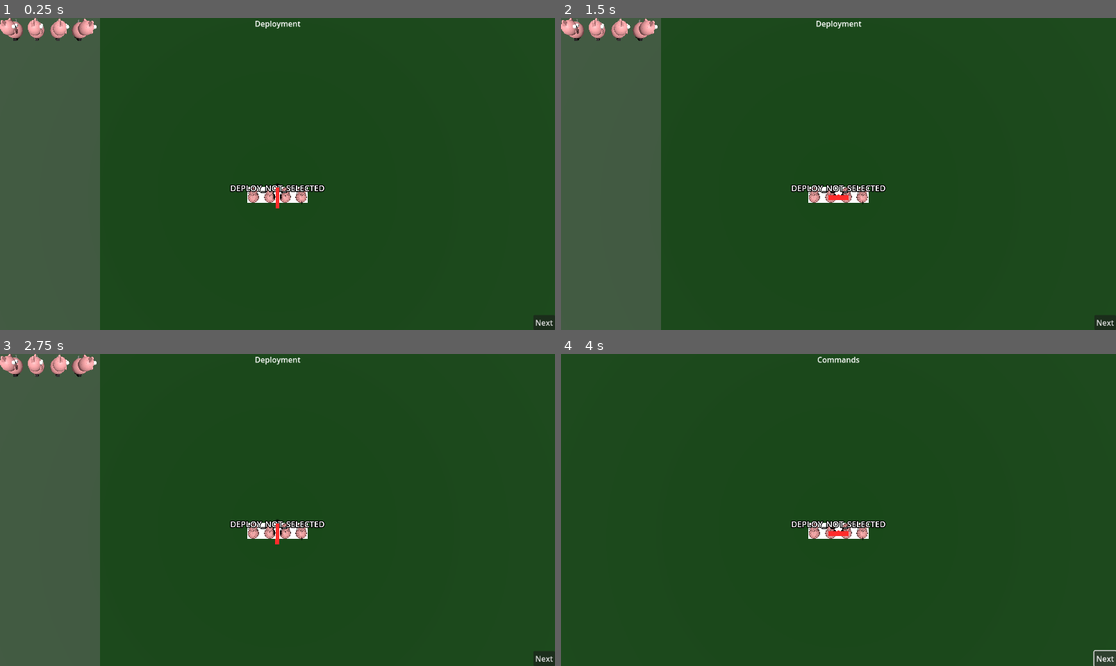
Above: before the commit, frames 1-4 (two rows, left to right).
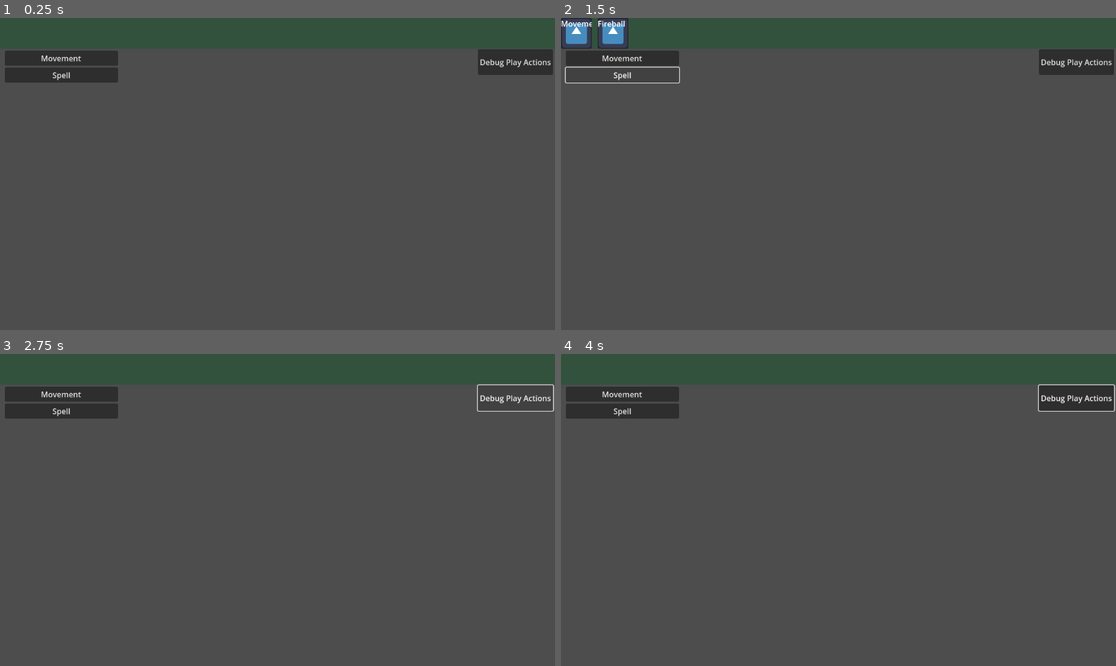
Above: after the commit, the same moments.

Repository: nestorac/farmageddon
Game: Godot game, scene res://Scenes/main_game.tscn
The game is run twice, just before and just after one commit, with the same random seed, the same clock (stepped at 60 frames per second) and the same inputs. Before the commit the project starts from res://Scenes/test_scene.tscn. The engine's default icon, where the game draws it, is replaced by a stand-in: a white triangle on a blue panel in a dark square.
Inputs (mouse positions are in pixels of both pictures, inside the frame that each line leads up to):
- Up to frame 1 (0.25 s): no input
- Up to frame 2 (1.5 s): click (622, 58) at 0.5 s, where only the run after the commit has a clickable "Movement"; click (622, 74) at 1.25 s, where only the run after the commit has a clickable "Spell"
- Up to frame 3 (2.75 s): click (516, 397) at 2 s, where only the run after the commit has a clickable "Debug Play Actions"
- Up to frame 4 (4 s): click (1077, 397) at 2.75 s, where only the run after the commit has a clickable "Debug Play Actions"; click (1104, 659) at 3.5 s, where only the run before the commit has a clickable "Next"

The runs differ from the first frame. In frame 1, 84% of the frame differs, in the area x 0-100%, y 0-100%; in frame 2, 85%; in frame 3, 84%; in frame 4, 100%.

Commit message:
Action bar redesigned.

Diff:
--- a/Scenes/action_bar.tscn
+++ b/Scenes/action_bar.tscn
@@ -26,6 +26,18 @@
 anchor_right = 1.0
 grow_horizontal = 2
 
+[node name="Movements" type="HBoxContainer" parent="HBoxContainer"]
+layout_mode = 2
+
+[node name="Charges" type="HBoxContainer" parent="HBoxContainer"]
+layout_mode = 2
+
+[node name="DistanceAttacks" type="HBoxContainer" parent="HBoxContainer"]
+layout_mode = 2
+
+[node name="Spells" type="HBoxContainer" parent="HBoxContainer"]
+layout_mode = 2
+
 [node name="Button" type="Button" parent="."]
 layout_mode = 0
 offset_left = 992.0
--- /dev/null
+++ b/Scenes/main_game.tscn
@@ -0,0 +1,9 @@
+[gd_scene load_steps=3 format=3 uid="uid://3vny637x5i76"]
+
+[ext_resource type="Script" path="res://Scripts/main_game.gd" id="1_64kv3"]
+[ext_resource type="PackedScene" uid="uid://bhk2wxd2cooy2" path="res://Scenes/action_bar.tscn" id="1_vw3t1"]
+
+[node name="MainGame" type="Node3D"]
+script = ExtResource("1_64kv3")
+
+[node name="ActionBar" parent="." instance=ExtResource("1_vw3t1")]
--- a/Scripts/action_bar.gd
+++ b/Scripts/action_bar.gd
@@ -5,6 +5,7 @@
 var action = load("res://Scenes/action_ui.tscn")
 
 @onready var h_box_container = $HBoxContainer
+@onready var main_game = $".."
 
 func add_action(action_name:String, type:String, unit_id:int):
 	if h_box_container.get_child_count() >= MAX_ACTIONS:
@@ -13,7 +14,20 @@
 	action_inst.action_name = action_name
 	action_inst.action_type = type
 	action_inst.unit_id = unit_id
-	h_box_container.add_child(action_inst)
+	match action_inst.action_type:
+		"movement":
+			main_game.actions.movements.append(action_inst)
+			h_box_container.get_child(0).add_child(action_inst)
+		"charge":
+			main_game.actions.charges.append(action_inst)
+			h_box_container.get_child(1).add_child(action_inst)
+		"distance_attack":
+			main_game.actions.distance_attacks.append(action_inst)
+			h_box_container.get_child(2).add_child(action_inst)
+		"spell":
+			main_game.actions.spells.append(action_inst)
+			h_box_container.get_child(3).add_child(action_inst)
+
 
 # For debugging.
 #func _input(event):
@@ -22,10 +36,27 @@
 
 
 func _on_button_button_up():
-	#var actions_queued = h_box_container.get_children()
-	for action_queued in h_box_container.get_children():
+	# Movements
+	for action_queued in h_box_container.get_child(0).get_children():
 		print(action_queued.name, " ", action_queued.action_name)
 		action_queued.queue_free()
+
+	# Charges
+	for action_queued in h_box_container.get_child(1).get_children():
+		print(action_queued.name, " ", action_queued.action_name)
+		action_queued.queue_free()
+
+	# Distance attacks
+	for action_queued in h_box_container.get_child(2).get_children():
+		print(action_queued.name, " ", action_queued.action_name)
+		action_queued.queue_free()
+
+	# Spells
+	for action_queued in h_box_container.get_child(3).get_children():
+		print(action_queued.name, " ", action_queued.action_name)
+		action_queued.queue_free()
+
+
 
 #TODO
 ## Add custom actions: attack, walk, run...
--- /dev/null
+++ b/Scripts/main_game.gd
@@ -0,0 +1,22 @@
+extends Node3D
+
+# movements
+# charges
+# distance attacks
+# spells
+
+var actions:Dictionary = {
+	"movements":[],
+	"charges":[],
+	"distance_attacks":[],
+	"spells":[],
+}
+
+# Called when the node enters the scene tree for the first time.
+func _ready():
+	pass # Replace with function body.
+
+
+# Called every frame. 'delta' is the elapsed time since the previous frame.
+func _process(delta):
+	pass
--- a/project.godot
+++ b/project.godot
@@ -11,7 +11,7 @@
 [application]
 
 config/name="Fight 4 Fun"
-run/main_scene="res://Scenes/test_scene.tscn"
+run/main_scene="res://Scenes/main_game.tscn"
 config/features=PackedStringArray("4.2", "Forward Plus")
 config/icon="res://icon.svg"
 
